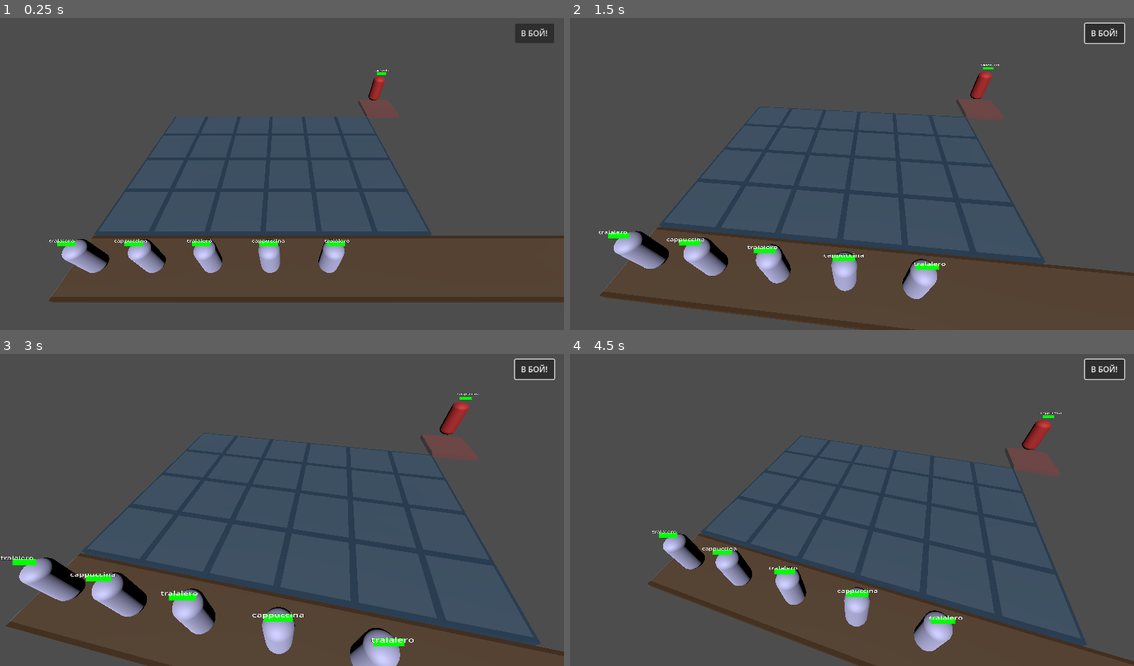
Above: before the commit, frames 1-4 (two rows, left to right).
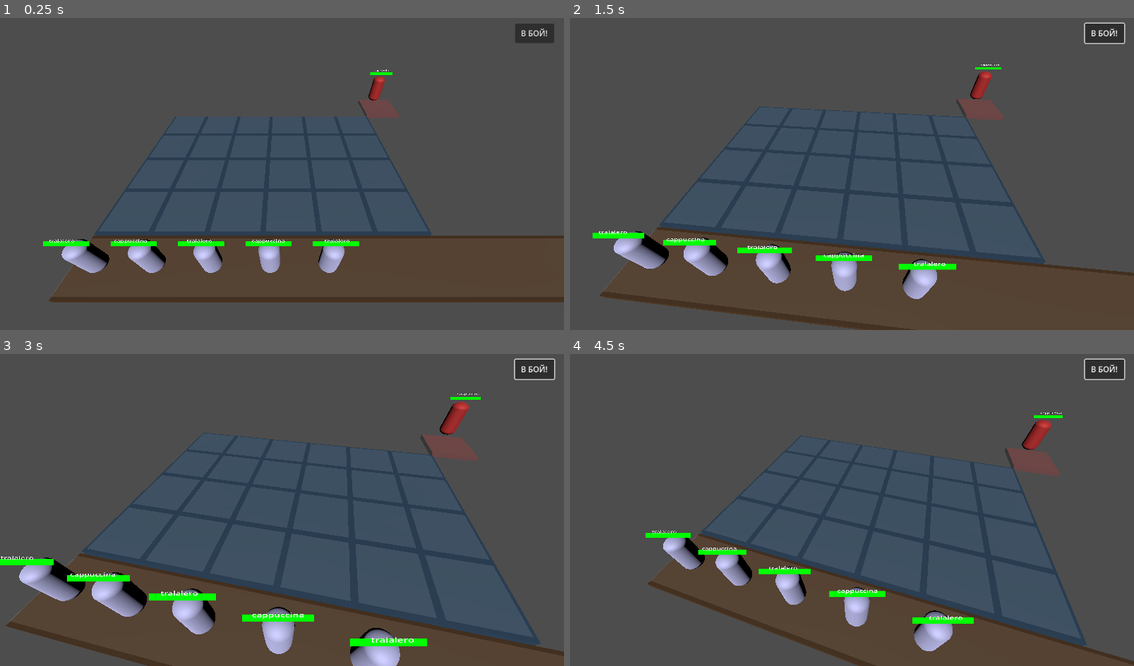
Above: after the commit, the same moments.

Repository: alexey231090/MemBattle
Game: Godot game, scene res://scenes/Main3D.tscn
Two runs of this game, one before a commit and one after it. Both use one fixed random seed, a clock stepped at 60 frames per second and the inputs below.
Inputs (mouse positions are in pixels of both pictures, inside the frame that each line leads up to):
- Up to frame 1 (0.25 s): no input
- Up to frame 2 (1.5 s): click "В БОЙ!" at 0.5 s; tap Enter at 1.25 s; move the mouse to (976, 155) at 1.27 s; hold W from 1.28 s (still down); tap Q at 1.35 s; click (976, 155) at 1.42 s
- Up to frame 3 (3 s): release W at 2 s; tap Space at 2 s; drag from (169, 522) to (253, 572) at 2.02 s; tap Enter at 2.75 s; move the mouse to (338, 438) at 2.77 s; hold W from 2.78 s (still down); tap Q at 2.85 s
- Up to frame 4 (4.5 s): release W at 3.5 s; tap Space at 3.5 s; drag from (823, 572) to (682, 460) at 3.52 s; tap Enter at 4.25 s; move the mouse to (1021, 556) at 4.27 s; hold S from 4.28 s (still down); tap Q at 4.35 s

The runs differ from the first frame. In frame 1, 0.4% of the frame differs, in the area x 7-70%, y 17-74%; in frame 2, 0.5%; in frame 3, 0.8%, in the area x 0-86%, y 13-94%; in frame 4, 0.5%.

Commit message:
Add magic attack

Diff:
--- /dev/null
+++ b/Prefabs/AttackPulse.tscn
@@ -0,0 +1,12 @@
+[gd_scene load_steps=3 format=3 uid="uid://b80ixaxtufeno"]
+
+[ext_resource type="Script" uid="uid://c7a1chea1htwd" path="res://scripts/AttackPulse.gd" id="1_attack_pulse"]
+
+[sub_resource type="CylinderMesh" id="CylinderMesh_attack"]
+top_radius = 0.05
+bottom_radius = 0.15
+height = 0.8
+
+[node name="AttackPulse" type="MeshInstance3D"]
+mesh = SubResource("CylinderMesh_attack")
+script = ExtResource("1_attack_pulse")
--- a/Prefabs/Card3D.tscn
+++ b/Prefabs/Card3D.tscn
@@ -31,7 +31,7 @@
 transform = Transform3D(1, 0, 0, 0, 1, 0, 0, 0, 1, 0, 2.25397, 0)
 billboard = 1
 modulate = Color(0, 1, 0, 1)
-text = "████"
+text = "██████████"
 outline_size = 0
 
 [node name="IDLabel" type="Label3D" parent="."]
--- a/Prefabs/FistSprite.tscn
+++ /dev/null
@@ -1,20 +0,0 @@
-[gd_scene load_steps=4 format=3 uid="uid://b8j3l8k2f0m2h"]
-
-[ext_resource type="Texture2D" path="res://sprite/fist.png" id="1_fist_texture"]
-[ext_resource type="Script" path="res://scripts/FistSprite.gd" id="2_fist_script"]
-
-[sub_resource type="StandardMaterial3D" id="1_material"]
-albedo_texture = ExtResource("1_fist_texture")
-transparency = 1
-billboard_mode = 1
-
-[node name="FistSprite" type="Sprite3D"]
-material_override = SubResource("1_material")
-texture = ExtResource("1_fist_texture")
-pixel_size = 0.01
-billboard = 1
-shaded = false
-double_sided = false
-transparency = 1
-no_depth_test = true
-script = ExtResource("2_fist_script")
--- /dev/null
+++ b/scenes/MagicPulse.tscn
@@ -0,0 +1,11 @@
+[gd_scene load_steps=3 format=3 uid="uid://dhhhcd0q3gajd"]
+
+[ext_resource type="Script" path="res://scripts/MagicPulse.gd" id="1_2q3q"]
+
+[sub_resource type="SphereMesh" id="SphereMesh_lxu1j"]
+radius = 0.15
+height = 0.3
+
+[node name="MagicPulse" type="MeshInstance3D"]
+mesh = SubResource("SphereMesh_lxu1j")
+script = ExtResource("1_2q3q")
--- /dev/null
+++ b/scripts/AttackPulse.gd
@@ -0,0 +1,212 @@
+extends MeshInstance3D
+
+# Constants for configuration
+const FLIGHT_SPEED: float = 15.0  # Высокая скорость для эффекта выстрела
+const LIFETIME: float = 1.0
+
+var _start_position: Vector3
+var _target_position: Vector3
+var _timer: Timer
+var _flight_time: float = 0.0
+var _total_flight_time: float
+var _hit_target: bool = false
+var _trail_particles: Array = []  # Массив для частиц хвоста
+
+func _ready():
+	print("=== Инициализация импульса атаки ===")
+
+	# Создаем материал с нашим шейдером для импульса атаки
+	var material = ShaderMaterial.new()
+	material.shader = preload("res://shaders/magic_pulse_shader.gdshader")
+	material.set_shader_parameter("color", Color(1.0, 0.5, 0.0, 0.9))  # Оранжевый цвет для атаки
+
+	# Создаем текстуру шума
+	var noise_tex = NoiseTexture2D.new()
+	noise_tex.noise = FastNoiseLite.new()
+	var noise_texture: NoiseTexture2D = noise_tex  # Создаем локальную переменную с явным указанием типа
+	material.set_shader_parameter("noise_texture", noise_texture)
+
+
+	material_override = material
+
+	# Рассчитываем время полета
+	_total_flight_time = _start_position.distance_to(_target_position) / FLIGHT_SPEED
+	if _total_flight_time < 0.1:  # Защита от деления на ноль
+		_total_flight_time = 0.1
+
+	# Инициализируем таймер времени жизни
+	_timer = Timer.new()
+	_timer.one_shot = true
+	_timer.wait_time = LIFETIME
+	add_child(_timer)
+	_timer.connect("timeout", Callable(self, "queue_free"))
+	_timer.start()
+
+	# Устанавливаем начальную позицию
+	global_position = _start_position
+
+	# Направляем импульс к цели
+	if not _start_position.is_equal_approx(_target_position):
+		look_at(_target_position, Vector3.UP)
+	else:
+		rotation_degrees = Vector3(90, 0, 0)
+
+	print("Импульс атаки инициализирован, время жизни: ", LIFETIME)
+
+func _process(delta):
+	# Проверяем, что узел все еще в дереве сцены
+	if not is_inside_tree() or not is_instance_valid(self):
+		return
+
+	_flight_time += delta
+
+	if not _hit_target:
+		# Движемся к цели
+		var progress = min(_flight_time / _total_flight_time, 1.0)
+		global_position = _start_position.lerp(_target_position, progress)
+
+		# Создаем частицы хвоста
+		if Engine.get_physics_frames() % 2 == 0:
+			_create_trail_particle()
+
+		# Обновляем существующие частицы
+		_update_trail_particles(delta)
+
+		# Проверяем достижение цели
+		if progress >= 1.0:
+			_on_hit_target()
+			_hit_target = true
+			_timer.wait_time = 0.3
+			_timer.start()
+
+func _create_trail_particle():
+	# Проверяем состояние ноды
+	if not is_inside_tree() or not is_instance_valid(self):
+		return
+
+	# Проверяем родительский узел
+	var parent = get_parent()
+	if not parent or not parent.is_inside_tree():
+		return
+
+	# Создаем частицу
+	var particle = MeshInstance3D.new()
+	particle.mesh = SphereMesh.new()
+	particle.mesh.radius = 0.1
+	particle.mesh.height = 0.1
+
+	# Настраиваем материал частицы
+	var particle_material = ShaderMaterial.new()
+	particle_material.shader = preload("res://shaders/magic_pulse_shader.gdshader")
+	particle_material.set_shader_parameter("color", Color(1.0, 0.5, 0.0, 0.8))  # Оранжевый цвет
+	particle.material_override = particle_material
+
+
+	# Добавляем частицу в сцену
+	parent.add_child(particle)
+
+	# Позиционируем частицу
+	if is_inside_tree() and is_instance_valid(self):
+		var direction = Vector3.ZERO
+		if _target_position != _start_position:
+			direction = (_target_position - _start_position).normalized()
+		particle.global_position = global_position - direction * 0.2
+
+	# Сохраняем данные частицы
+	_trail_particles.append({
+		"node": particle,
+		"creation_time": _flight_time,
+		"lifetime": 0.5
+	})
+
+func _update_trail_particles(delta):
+	var particles_to_remove = []
+
+	for i in range(_trail_particles.size()):
+		var particle_data = _trail_particles[i]
+		var particle = particle_data["node"]
+
+		# Проверяем валидность частицы
+		if not is_instance_valid(particle) or not particle.is_inside_tree():
+			particles_to_remove.append(i)
+			continue
+
+		# Вычисляем возраст частицы
+		var age = _flight_time - particle_data["creation_time"]
+		if age > particle_data["lifetime"]:
+			particles_to_remove.append(i)
+			continue
+
+		# Обновляем визуал частицы
+		var life_progress = age / particle_data["lifetime"]
+		var new_scale = 1.0 - life_progress
+		particle.scale = Vector3.ONE * new_scale * 0.2
+
+		if particle.material_override is ShaderMaterial:
+			var new_alpha = 0.8 * (1.0 - life_progress)
+			particle.material_override.set_shader_parameter("color", Color(1.0, 0.5, 0.0, new_alpha))
+
+
+	# Удаляем старые частицы
+	particles_to_remove.sort()
+	particles_to_remove.reverse()  # Заменяем .invert() на .reverse()
+	for i in particles_to_remove:
+		var particle = _trail_particles[i]["node"]
+		if is_instance_valid(particle):
+			particle.queue_free()
+		_trail_particles.remove_at(i)
+
+
+func _on_hit_target():
+	print("Импульс атаки достиг цели!")
+	visible = false
+
+	# Проверяем состояние ноды
+	if not is_inside_tree() or not is_instance_valid(self):
+		_clear_trail_particles()
+		return
+
+	# Создаем вспышку при попадании
+	var flash = MeshInstance3D.new()
+	flash.mesh = SphereMesh.new()
+	flash.mesh.radius = 0.2  # Уменьшаем радиус с 0.4 на 0.2
+	flash.mesh.height = 0.2  # Уменьшаем высоту с 0.4 на 0.2
+
+	# Настраиваем материал вспышки
+	var flash_material = ShaderMaterial.new()
+	flash_material.shader = preload("res://shaders/magic_pulse_shader.gdshader")
+	flash_material.set_shader_parameter("color", Color(1.0, 0.5, 0.0, 1.0))  # Оранжевый цвет
+	flash.material_override = flash_material
+
+
+	# Добавляем вспышку в сцену
+	var parent = get_parent()
+	if parent and parent.is_inside_tree():
+		parent.add_child(flash)
+		flash.global_position = global_position
+
+	# Анимируем вспышку
+	var tween = create_tween()
+	tween.parallel().tween_property(flash, "scale", Vector3.ONE * 5.0, 0.2)
+
+	# Создаем временный цвет для анимации прозрачности
+	var flash_color = Color(1.0, 0.5, 0.0, 1.0)
+	tween.parallel().tween_method(func(alpha):
+		flash_color.a = alpha
+		flash.material_override.set_shader_parameter("color", flash_color)
+	, 1.0, 0.0, 0.2)
+	tween.tween_callback(flash.queue_free)
+
+	# Очищаем частицы
+	_clear_trail_particles()
+
+func _clear_trail_particles():
+	for particle_data in _trail_particles:
+		if is_instance_valid(particle_data["node"]):
+			particle_data["node"].queue_free()
+	_trail_particles.clear()
+
+func set_positions(start: Vector3, target: Vector3):
+	_start_position = start
+	_target_position = target
+	print("Установлены позиции: начальная=", start, ", целевая=", target)
--- a/scripts/Card3D.gd
+++ b/scripts/Card3D.gd
@@ -138,17 +138,25 @@
 		# Рассчитываем процент здоровья
 		var health_percent = max(0, current_health / max_health)
 
-		# Обновляем текст полоски здоровья в зависимости от процента здоровья
-		var full_blocks = int(4 * health_percent)  # Максимум 4 блока
+		# Увеличиваем количество блоков для более плавного отображения
+		var total_blocks = 10  # Увеличиваем количество блоков до 10
+		var full_blocks = int(total_blocks * health_percent)
 		var health_text = ""
+
+		# Заполняем полные блоки
 		for i in range(full_blocks):
 			health_text += "█"
+
+		# Добавляем пустые блоки для оставшейся части
+		for i in range(total_blocks - full_blocks):
+			health_text += "░"
+
 		health_label.text = health_text
 
 		# Убеждаемся, что режим billboarding включен
 		health_label.billboard = 1
 
-		# Меняем цвет в зависимости от количества здоровья
+		# Плавно меняем цвет в зависимости от количества здоровья
 		if health_percent > 0.6:
 			health_label.modulate = Color.GREEN
 		elif health_percent > 0.3:
@@ -283,26 +291,23 @@
 	if !combat_target or !is_instance_valid(combat_target):
 		return
 
-	# Проверяем расстояние до цели - создаем спрайт только если карты достаточно близко
+	# Проверяем расстояние до цели
 	var distance_to_target = global_position.distance_to(combat_target.global_position)
-	if distance_to_target > combat_offset + 0.5:  # Если цель слишком далеко, не создаем спрайт
+	if distance_to_target > combat_offset + 0.5:  # Если цель слишком далеко
 		return
 
-	# Загружаем сцену спрайта кулака
-	var fist_scene = preload("res://Prefabs/FistSprite.tscn")
-	var fist_sprite = fist_scene.instantiate()
-
-	# Добавляем спрайт в сцену как дочерний элемент атакующего
-	add_child(fist_sprite)
-
-	# Устанавливаем начальную позицию (немного впереди атакующего)
-	var direction_to_target = (combat_target.global_position - global_position).normalized()
-
-	# Начальная позиция - из центра капсулы атакующего
-	var center_position = global_position + Vector3.UP * 0.5  # Поднимаем позицию до центра капсулы
-	fist_sprite.start_position = center_position
-	fist_sprite.global_position = fist_sprite.start_position
-
-	# Устанавливаем целевую позицию - в центр капсулы цели
-	var target_center = combat_target.global_position + Vector3.UP * 0.5  # Центр цели
-	fist_sprite.target_position = target_center
+	# Создаем импульс атаки
+	var attack_pulse_scene = preload("res://Prefabs/AttackPulse.tscn")
+	var attack_pulse = attack_pulse_scene.instantiate()
+
+	# Добавляем импульс в сцену как дочерний элемент атакующего
+	add_child(attack_pulse)
+
+	# Определяем начальную и конечную позиции
+	# Начальная позиция - от атакующего
+	var start_position = global_position + Vector3.UP * 0.5  # Центр атакующего
+	# Конечная позиция - на цели
+	var target_position = combat_target.global_position + Vector3.UP * 0.5  # Центр цели
+
+	# Устанавливаем позиции для импульса атаки
+	attack_pulse.set_positions(start_position, target_position)
--- a/scripts/FistSprite.gd
+++ /dev/null
@@ -1,30 +0,0 @@
-extends Sprite3D
-
-var start_position: Vector3
-var target_position: Vector3
-var move_speed: float = 5.0
-var lifetime: float = 1
-
-func _ready():
-	# Уменьшаем размер спрайта
-	pixel_size = 0.001  # Уменьшенный размер
-
-	# Проверяем, что позиции не совпадают перед использованием look_at
-	if not start_position.is_equal_approx(target_position):
-		# Смотрим в направлении цели
-		look_at(target_position, Vector3.UP)
-		# Поворачиваем на 90 градусов по Y, чтобы кулак был направлен правильно
-		rotate_y(deg_to_rad(90))
-	else:
-		# Если позиции совпадают, просто поворачиваем в случайном направлении
-		rotate_y(deg_to_rad(90))
-
-func _physics_process(delta):
-	# Двигаемся к цели
-	var direction = (target_position - global_position).normalized()
-	global_position += direction * move_speed * delta
-
-	# Уменьшаем время жизни
-	lifetime -= delta
-	if lifetime <= 0:
-		queue_free()
--- /dev/null
+++ b/shaders/attack_pulse_shader.gdshader
@@ -0,0 +1,32 @@
+shader_type spatial;
+render_mode unshaded, blend_add;
+
+uniform vec4 color : source_color = vec4(1.0, 0.5, 0.0, 1.0); // Оранжевый цвет
+uniform float intensity : hint_range(0.0, 2.0) = 1.5;
+uniform float pulse_speed : hint_range(1.0, 10.0) = 5.0;
+uniform float trail_length : hint_range(0.1, 2.0) = 0.8;
+uniform float head_size : hint_range(0.1, 1.0) = 0.3;
+
+void fragment() {
+    // Пульсация для эффекта энергии
+    float pulse = sin(TIME * pulse_speed) * 0.2 + 0.8;
+
+    // Создаем эффект хвоста, который сужается к задней части
+    float uv_y = UV.y; // Используем Y координату для создания хвоста
+    float trail = 1.0 - smoothstep(0.0, 1.0, uv_y);
+    trail = pow(trail, trail_length);
+
+    // Создаем яркую головную часть выстрела
+    float head = 1.0 - smoothstep(0.0, head_size, uv_y);
+
+    // Комбинируем хвост и голову
+    float combined = max(trail, head * pulse);
+
+    // Добавляем немного шума для более органичного вида
+    float noise = texture(noise_texture, UV * 15.0 + TIME * 1.0).r * 0.1;
+
+    vec3 emission = color.rgb * intensity * (combined + noise);
+    EMISSION = emission;
+    ALBEDO = color.rgb;
+    ALPHA = color.a * combined;
+}
--- /dev/null
+++ b/shaders/magic_pulse_shader.gdshader
@@ -0,0 +1,17 @@
+shader_type spatial;
+
+uniform vec4 color : source_color = vec4(1.0, 0.5, 0.0, 0.9);
+uniform sampler2D noise_texture : source_color, filter_linear_mipmap;
+uniform float time : hint_range(0.0, 10.0) = 0.0;
+
+void vertex() {
+	VERTEX = VERTEX;
+}
+
+void fragment() {
+	vec2 screen_uv = SCREEN_UV;
+	vec3 noise = texture(noise_texture, screen_uv).rgb;
+	float alpha = noise.r * color.a;
+	ALBEDO = color.rgb;
+	ALPHA = alpha;
+}
Not shown, added: scripts/AttackPulse.gd.uid
Not shown, removed: scripts/FistSprite.gd.uid
Not shown, added: shaders/attack_pulse_shader.gdshader.uid
Not shown, added: shaders/magic_pulse_shader.gdshader.uid
Not shown, added: scenes/Main3D.tscn1096685468.tmp
